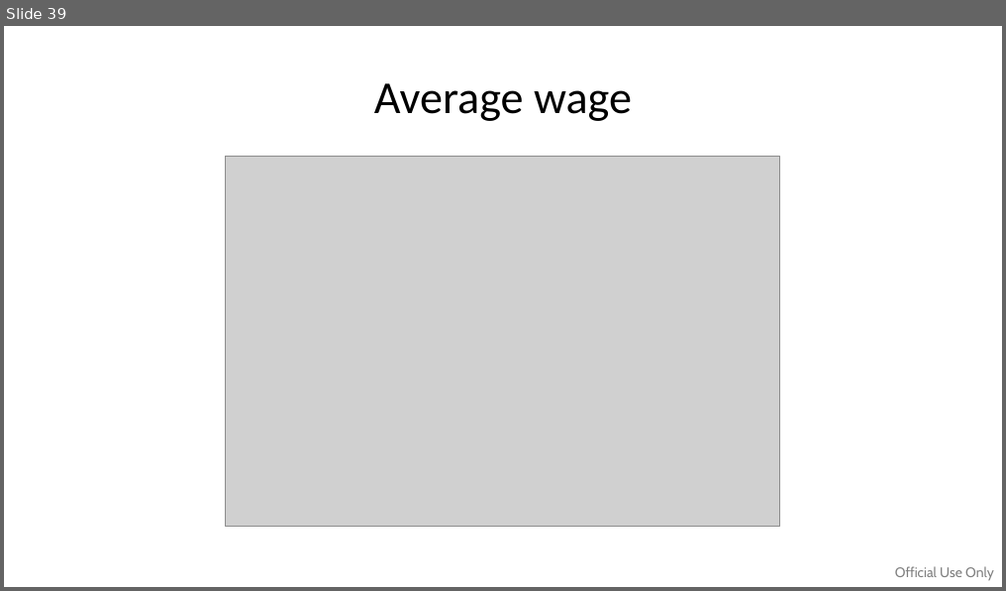
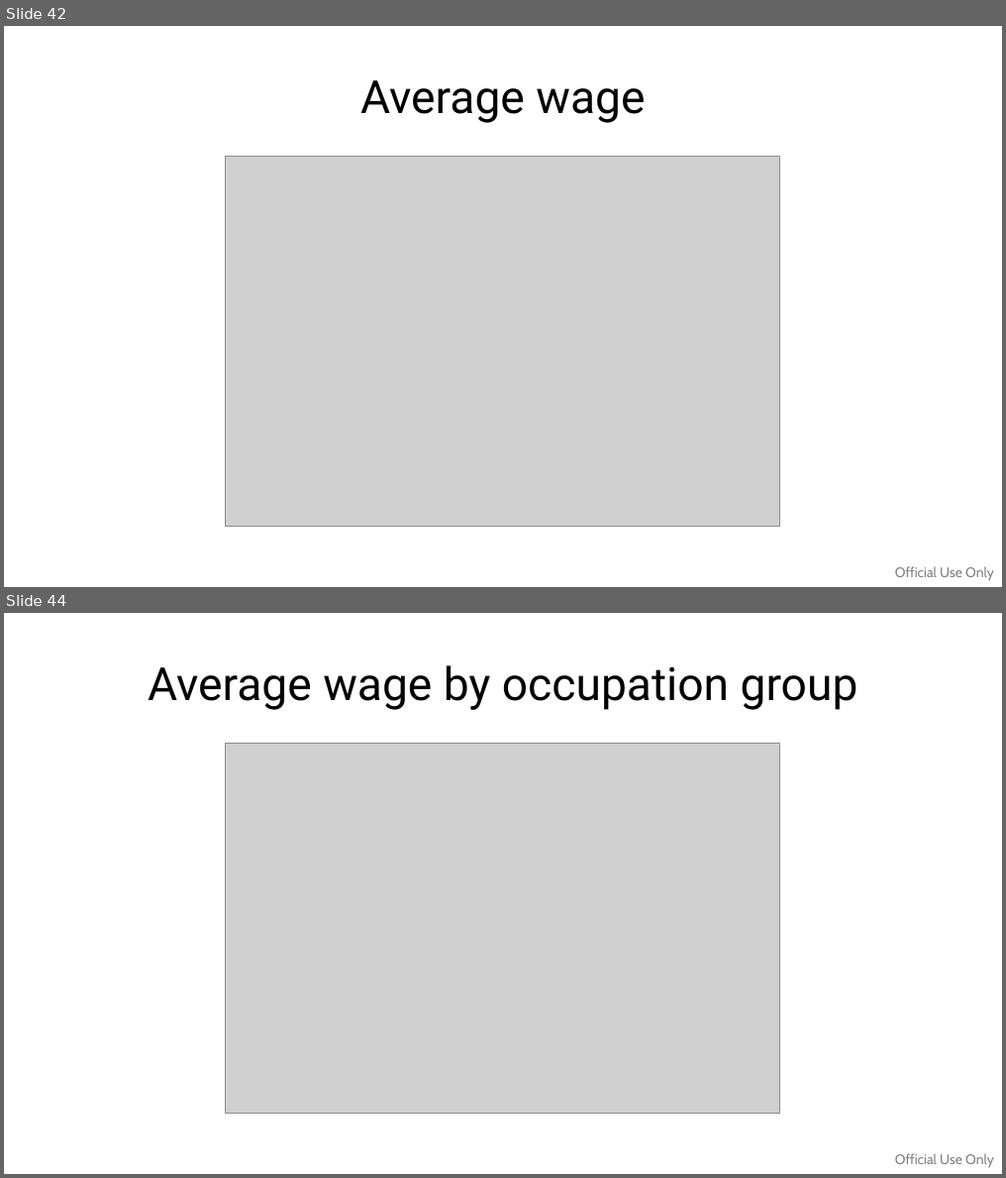
Before and after one commit to WB-PIDA-Data-Science-Shop/govhr-pry, a slide deck: analysis/source/govhr.pptx. Shown one above the other, each under a label of ours: slide 39 before the commit, slides 42 and 44 after it; the slides between them are not shown. The pictures are 1006x591 and 1006x1178 pixels, drawn with LibreOffice and Linux fonts; fonts in the diff are those of the drawing; grey boxes stand for pictures. Boxes give left, top, right and bottom in pixels: in the first picture for what was removed or moved away, otherwise in the second. Text is boxed around its words. In the diff, an @@ line names an element or a change of style, - is before the commit and + after.

```diff
--- a/analysis/source/govhr.pptx
+++ b/analysis/source/govhr.pptx
@@ slide 44 added at (4,613,1002,1174), background #FFFFFF; not listed: 1 template element that a slide beside it also shows @@
@@ title added at (148,665,858,710), 33 pt, text #000000 @@
+Average wage by occupation group
@@ picture added at (226,744,780,1114) @@
@@ what was slide 39 is now slide 42 @@
@@ slide 42 changed as well @@
@@ title "Average wage" at (360,80,645,123): font Calibri to Roboto @@
```
Also in this commit, not shown: 41 other slides changed, 5 other slides added, 1 slide removed, 4 other files.
